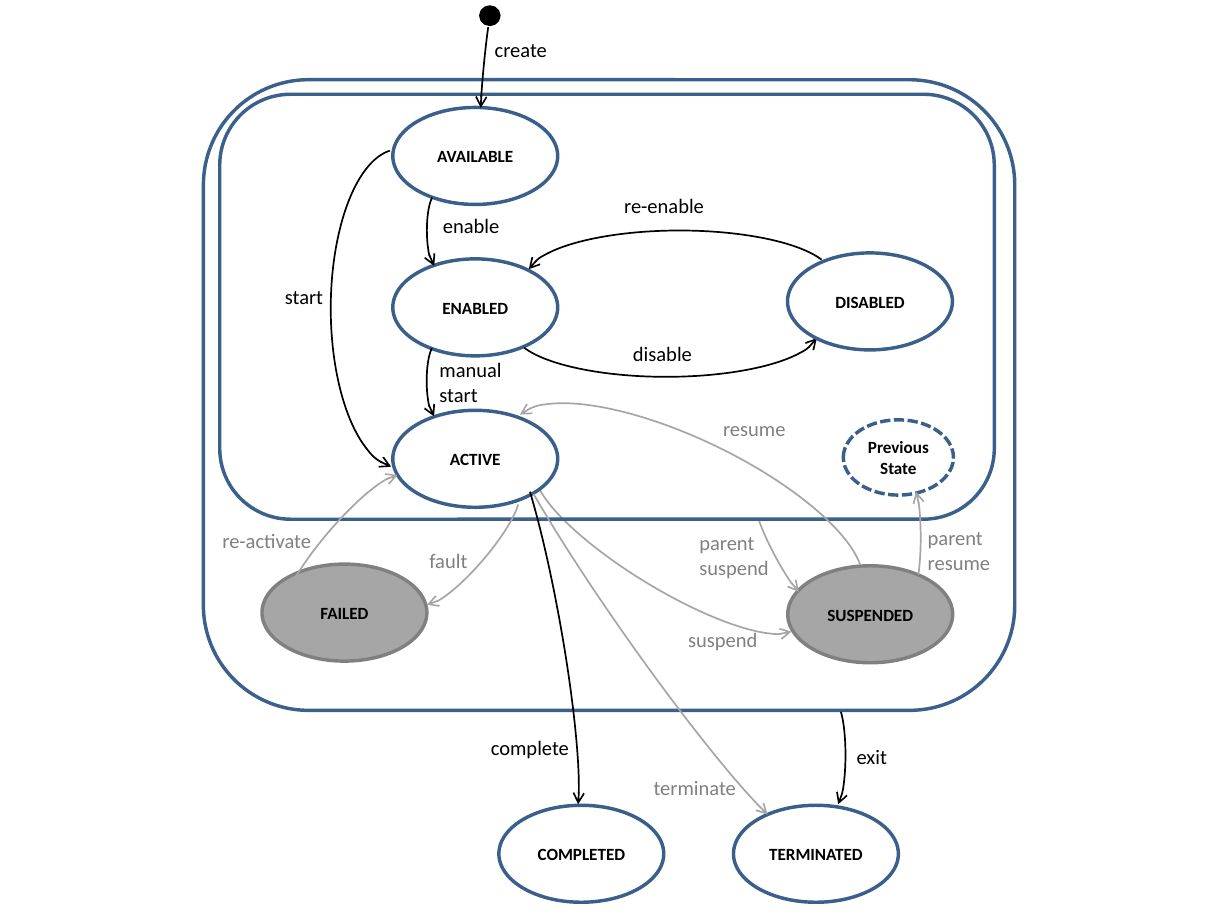
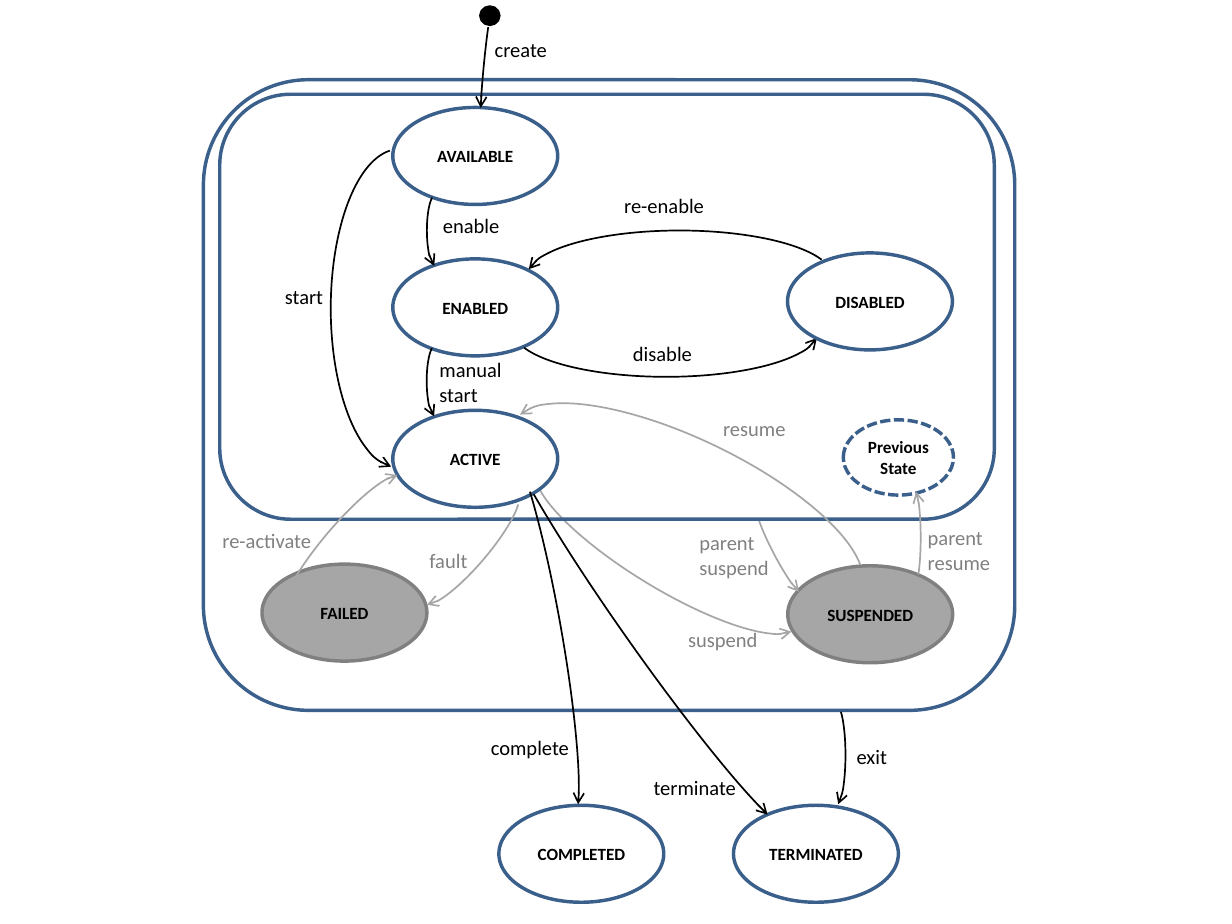
Before and after one commit to camunda/camunda-docs-manual, a slide deck: slide 2 of develop/drawings/CaseLifeCycles.pptx. Drawn at 1232x924 pixels with LibreOffice and Linux fonts; fonts in the diff are those of the drawing. Boxes give left, top, right and bottom in pixels: in the first picture for what was removed or moved away, otherwise in the second. Text is boxed around its words. In the diff, an @@ line names an element or a change of style, - is before the commit and + after.

```diff
--- a/develop/drawings/CaseLifeCycles.pptx
+++ b/develop/drawings/CaseLifeCycles.pptx
@@ arc (boxed as its full ellipse) at box(484, 408, 813, 845): outline #A6A6A6 1 pt to #000000 1 pt @@
@@ text "terminate" at box(654, 778, 736, 795): text colour #808080 to #000000 @@
```
Also in this commit, not shown: 1 other slide changed, 3 other files.
